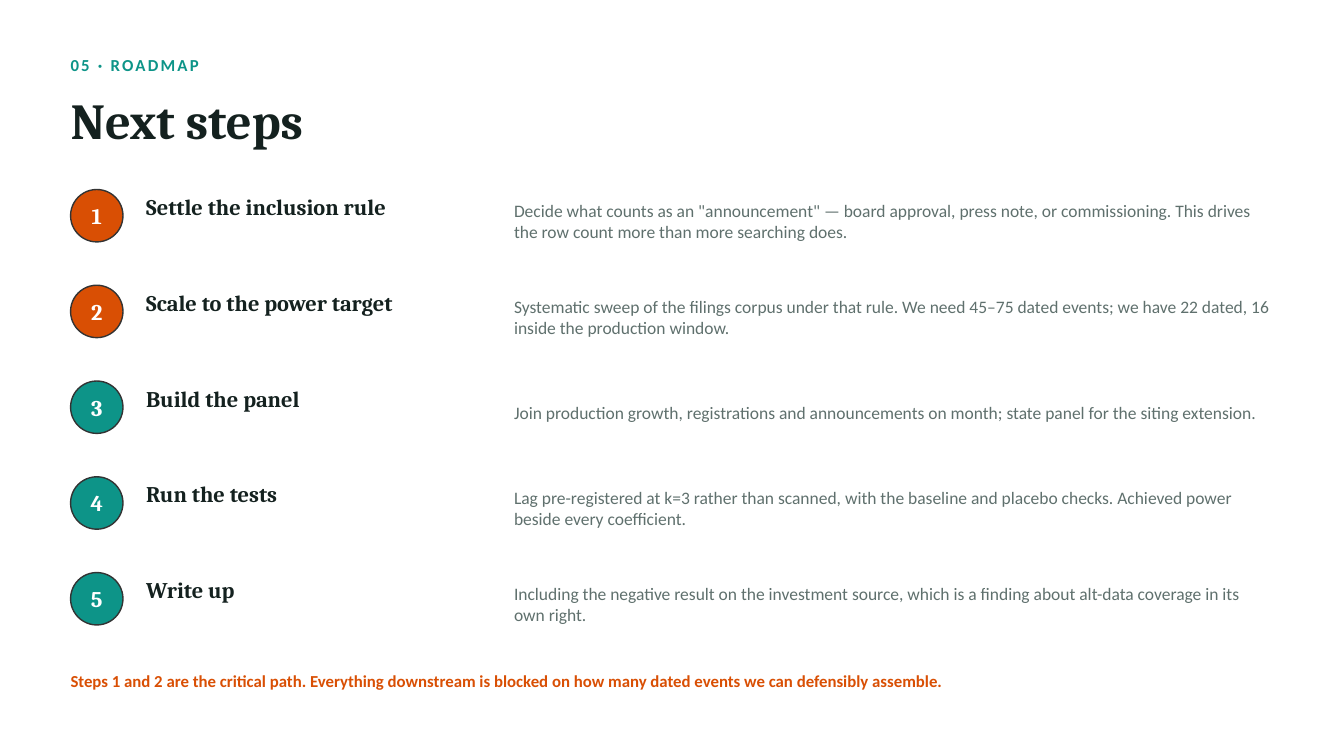
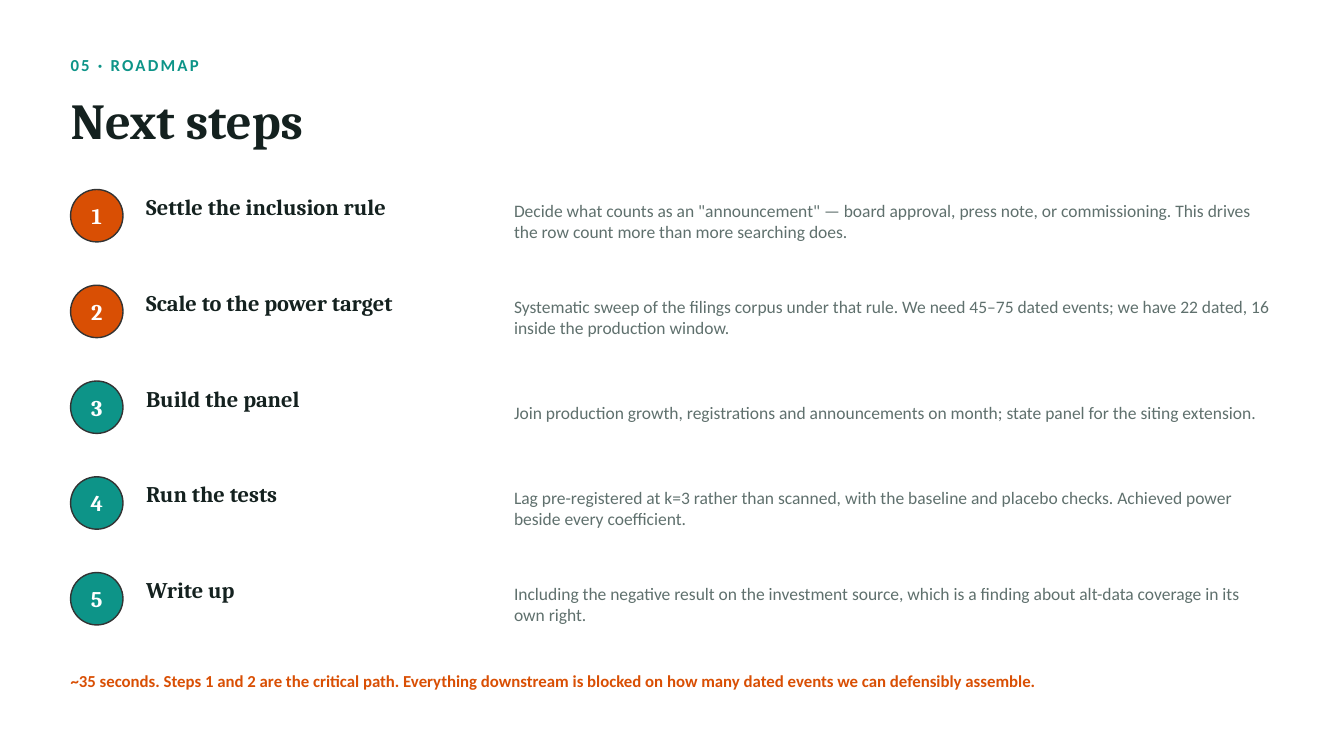
Before and after one commit to haydn-s/thurro-term-project, a slide deck: slide 6 of presentations/ev-investment-update.pptx (slide 7 before the commit). Drawn at 1344x756 pixels with LibreOffice and Linux fonts; fonts in the diff are those of the drawing. Boxes give left, top, right and bottom in pixels: in the first picture for what was removed or moved away, otherwise in the second. Text is boxed around its words. In the diff, an @@ line names an element or a change of style, - is before the commit and + after.

```diff
--- a/presentations/ev-investment-update.pptx
+++ b/presentations/ev-investment-update.pptx
@@ text at [71,675,1035,690]: text changed @@
-Steps 1 and 2 are the critical path. Everything downstream is blocked on how many dated events we can defensibly assemble.
+~35 seconds. Steps 1 and 2 are the critical path. Everything downstream is blocked on how many dated events we can defensibly assemble.
```
Also in this commit, not shown: 2 other slides changed, 1 slide removed, 1 other file.
